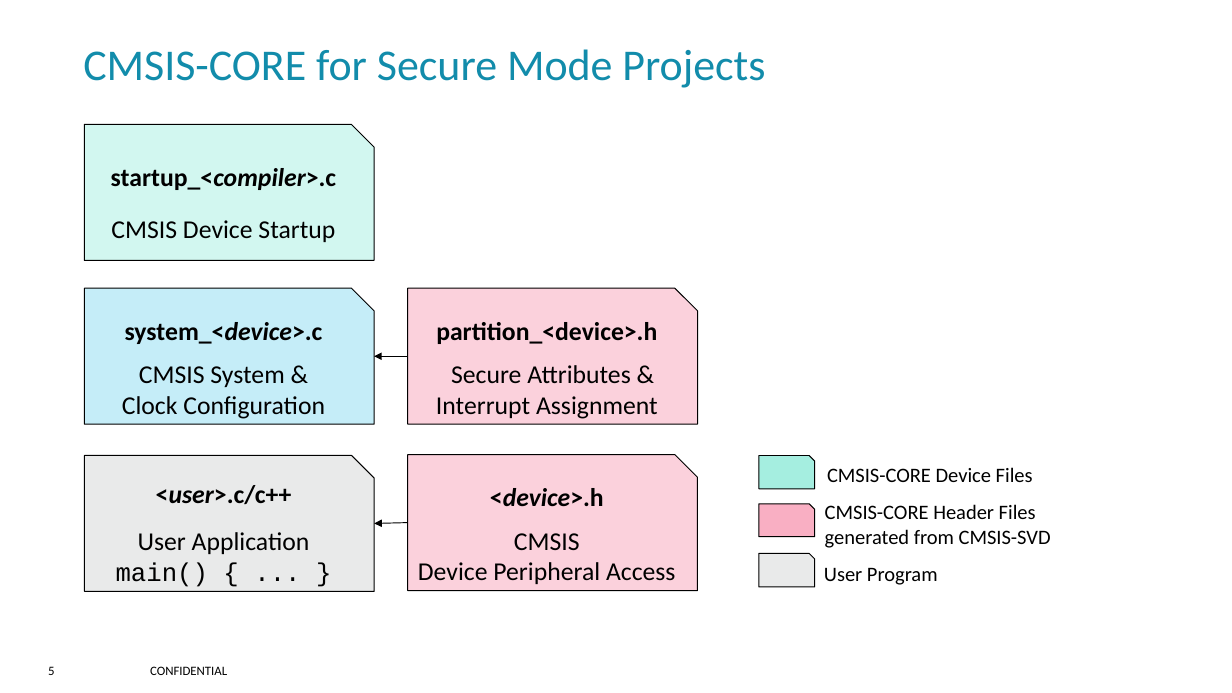
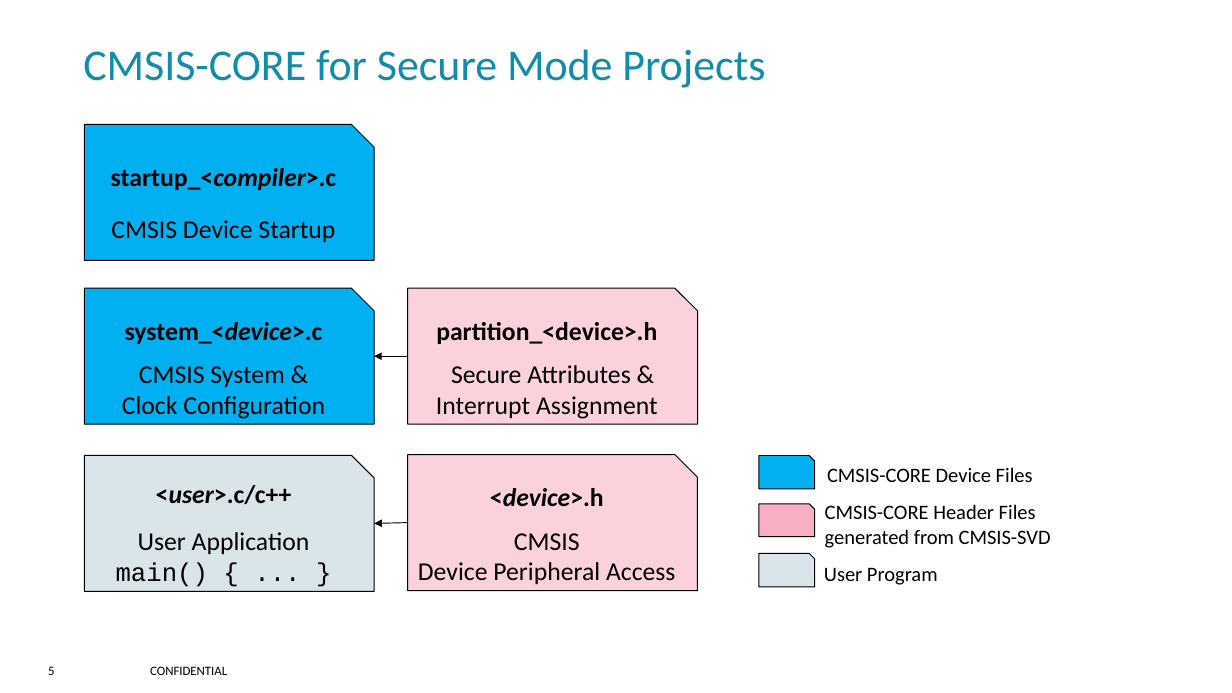
Before and after one commit to JonatanAntoni/CMSIS_6, a slide deck: slide 5 of doxygen/core_m/src/images/ARMv8-M_images.pptx. Drawn at 1232x693 pixels with LibreOffice and Linux fonts; fonts in the diff are those of the drawing; background and template pictures are left out. Boxes give left, top, right and bottom in pixels: in the first picture for what was removed or moved away, otherwise in the second. Text is boxed around its words. In the diff, an @@ line names an element or a change of style, - is before the commit and + after.

Commit message:
CMSIS Documentation: Updated CMSIS-Core(M) documentation and device template files.

```diff
--- a/doxygen/core_m/src/images/ARMv8-M_images.pptx
+++ b/doxygen/core_m/src/images/ARMv8-M_images.pptx
@@ snip rect "startup_<compiler>.c CMSIS Device Startup" at box(84, 125, 374, 261): fill #D2F7F0 to #00B0F0 @@
@@ snip rect "system_<device>.c" at box(84, 288, 374, 424): fill #C5EDF8 to #00B0F0 @@
@@ snip rect "<user>.c/c++ User Application main() { ..." at box(84, 456, 374, 592): fill #D5D6D6 at 50% opacity to #B5CDD8 at 50% opacity @@
@@ snip rect at box(759, 456, 814, 489): fill #A5EEE0 to #00B0F0 @@
@@ snip rect at box(759, 554, 814, 587): fill #D5D6D6 at 50% opacity to #B5CDD8 at 50% opacity @@
```
Also in this commit, not shown: 2 other slides changed, 19 other files.
